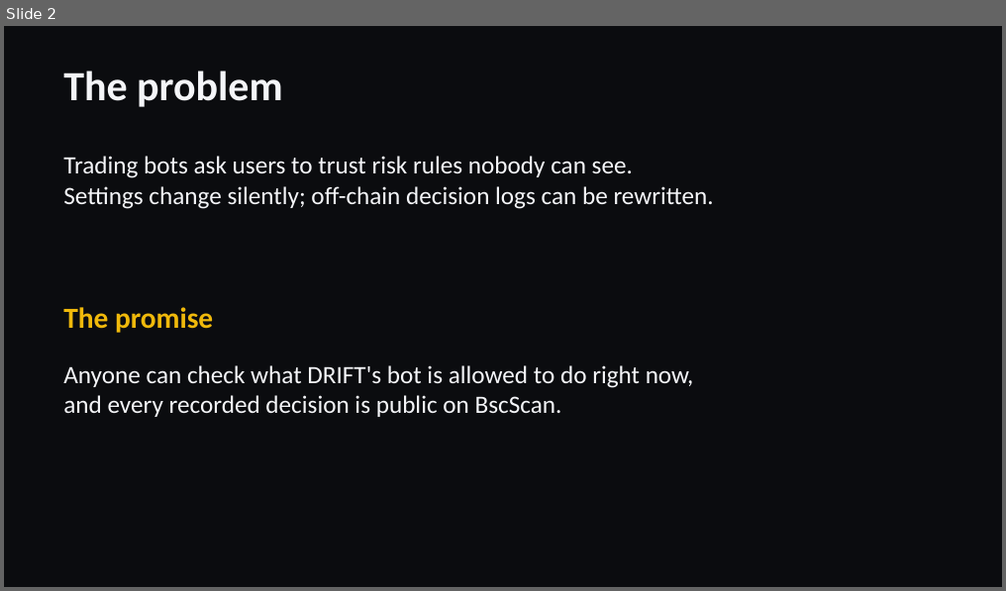
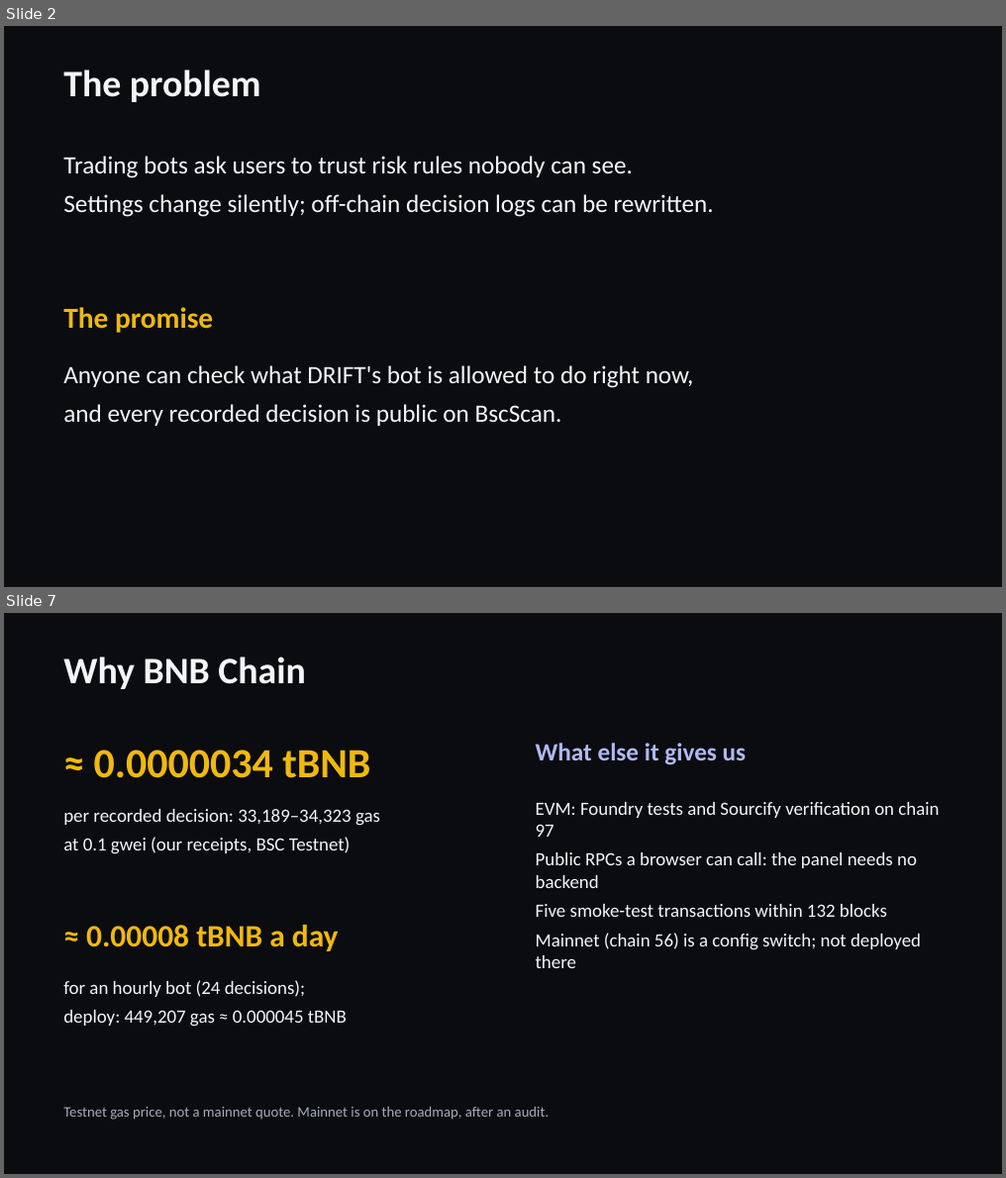
Before and after one commit to Stylenecy/seed-bnb, a slide deck: drift/docs/submission/DRIFT-pitch.pptx. Shown one above the other, each under a label of ours: slide 2 before the commit, slides 2 and 7 after it; the slides between them are not shown. The pictures are 1006x591 and 1006x1178 pixels, drawn with LibreOffice and Linux fonts; fonts in the diff are those of the drawing. Boxes give left, top, right and bottom in pixels: in the first picture for what was removed or moved away, otherwise in the second. Text is boxed around its words. In the diff, an @@ line names an element or a change of style, - is before the commit and + after.

```diff
--- a/drift/docs/submission/DRIFT-pitch.pptx
+++ b/drift/docs/submission/DRIFT-pitch.pptx
@@ slide 7 added at (4, 613, 1002, 1174), background #0B0C0F @@
@@ text added at (63, 657, 305, 689), 36 pt, text #F4F5F8, bold @@
+Why BNB Chain
@@ text added at (94, 750, 370, 778), 40 pt, text #F0B90B, bold @@
+≈ 0.0000034 tBNB
@@ text added at (536, 743, 746, 765), 24 pt, text #AEB9F4, bold @@
+What else it gives us
@@ text added at (63, 809, 380, 855), 18 pt, text #F4F5F8 @@
+per recorded decision: 33,189–34,323 gas
+at 0.1 gwei (our receipts, BSC Testnet)
@@ text added at (536, 802, 939, 968), 18 pt, text #F4F5F8 @@
+EVM: Foundry tests and Sourcify verification on chain 97
+Public RPCs a browser can call: the panel needs no backend
+Five smoke-test transactions within 132 blocks
+Mainnet (chain 56) is a config switch; not deployed there
@@ text added at (86, 925, 339, 952), 30 pt, text #F0B90B, bold @@
+≈ 0.00008 tBNB a day
@@ text added at (63, 980, 347, 1027), 18 pt, text #F4F5F8 @@
+for an hourly bot (24 decisions);
+deploy: 449,207 gas ≈ 0.000045 tBNB
@@ text added at (63, 1107, 549, 1120), 14 pt, text #A6ABB8 @@
+Testnet gas price, not a mainnet quote. Mainnet is on the roadmap, after an audit.
@@ slide 2 changed as well @@
@@ text "The problem" at (63, 70, 261, 102): size 40 to 36 pt; more space between paragraphs @@
@@ text at (63, 156, 714, 217): text changed @@
-Trading bots ask users to trust risk rules nobody can see.
-Settings change silently; off-chain decision logs can be rewritten.
+Trading bots ask users to trust risk rules nobody can see.
+Settings change silently; off-chain decision logs can be rewritten.
@@ text at (63, 366, 694, 426): text changed @@
-Anyone can check what DRIFT's bot is allowed to do right now,
-and every recorded decision is public on BscScan.
+Anyone can check what DRIFT's bot is allowed to do right now,
+and every recorded decision is public on BscScan.
```
Also in this commit, not shown: 2 other slides changed, 6 other slides added, 3 slides removed, 1 other file.
